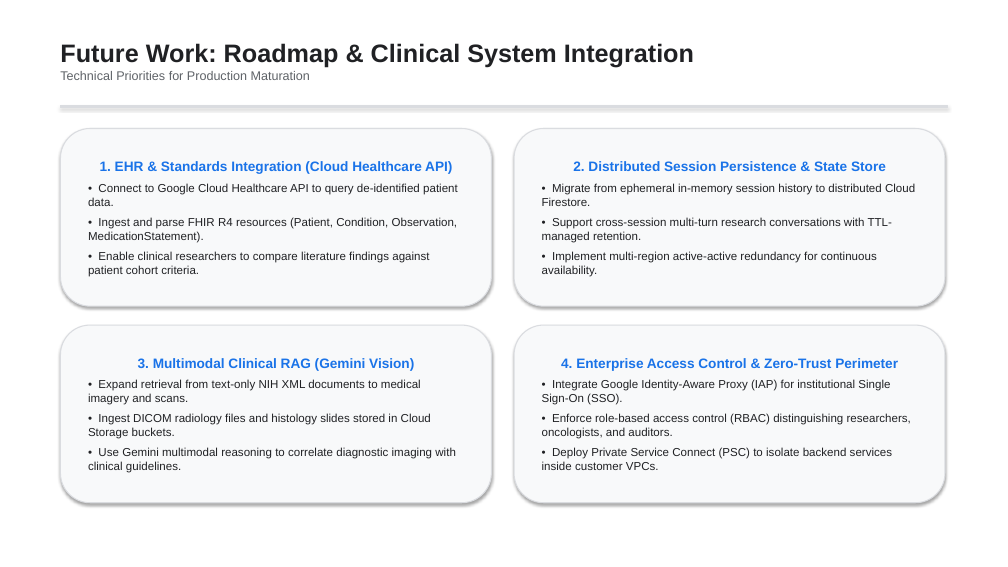
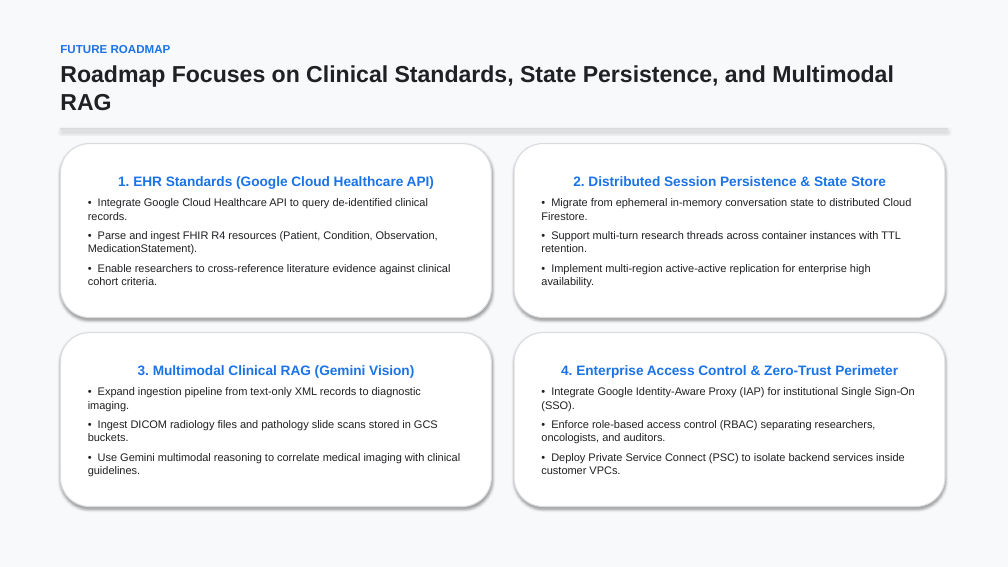
Before and after one commit to asadpatel-work/asadpatel-medquad, a slide deck: slide 5 of docs/medquad_capstone_presentation.pptx (slide 4 before the commit). Drawn at 1008x567 pixels with LibreOffice and Linux fonts; fonts in the diff are those of the drawing. Boxes give left, top, right and bottom in pixels: in the first picture for what was removed or moved away, otherwise in the second. Text is boxed around its words. In the diff, an @@ line names an element or a change of style, - is before the commit and + after.

Commit message:
feat(presentation): regenerate presentation using generate-slides skill guidelines

```diff
--- a/docs/medquad_capstone_presentation.pptx
+++ b/docs/medquad_capstone_presentation.pptx
@@ background #FFFFFF to #F8F9FA @@
@@ text at [60, 45, 894, 111]: text changed; size 24 to 22 pt @@
-Future Work: Roadmap & Clinical System Integration
-Technical Priorities for Production Maturation
+FUTURE ROADMAP
+Roadmap Focuses on Clinical Standards, State Persistence, and Multimodal RAG
@@ fill #F8F9FA to #FFFFFF in 4 elements at [514, 333, 945, 507], [514, 144, 945, 318], [60, 333, 492, 507], [60, 144, 492, 318] @@
@@ rounded rectangle "1. EHR Standards (Google Cloud ...": place and size @@
-rounded rectangle "1. EHR Standards (Google Cloud ..." at [60, 129, 492, 306]
+rounded rectangle "1. EHR Standards (Google Cloud ..." at [60, 144, 492, 318]
@@ rectangle: place and size @@
-rectangle at [60, 106, 948, 107]
+rectangle at [60, 129, 948, 129]
@@ rounded rectangle "2. Distributed Session Persistence & ...": place and size @@
-rounded rectangle "2. Distributed Session Persistence & ..." at [514, 129, 945, 306]
+rounded rectangle "2. Distributed Session Persistence & ..." at [514, 144, 945, 318]
@@ text in rounded rectangle at [88, 176, 451, 285]: text changed; size 11 to 10.5 pt @@
-1. EHR & Standards Integration (Cloud Healthcare API)
-• Connect to Google Cloud Healthcare API to query de-identified patient data.
-• Ingest and parse FHIR R4 resources (Patient, Condition, Observation, MedicationStatement).
-• Enable clinical researchers to compare literature findings against patient cohort criteria.
+1. EHR Standards (Google Cloud Healthcare API)
+• Integrate Google Cloud Healthcare API to query de-identified clinical records.
+• Parse and ingest FHIR R4 resources (Patient, Condition, Observation, MedicationStatement).
+• Enable researchers to cross-reference literature evidence against clinical cohort criteria.
@@ text in rounded rectangle at [541, 198, 912, 288]: text changed; size 11 to 10.5 pt @@
-• Migrate from ephemeral in-memory session history to distributed Cloud Firestore.
-• Support cross-session multi-turn research conversations with TTL-managed retention.
-• Implement multi-region active-active redundancy for continuous availability.
+• Migrate from ephemeral in-memory conversation state to distributed Cloud Firestore.
+• Support multi-turn research threads across container instances with TTL retention.
+• Implement multi-region active-active replication for enterprise high availability.
@@ rounded rectangle "3. Multimodal Clinical RAG (Gemini ...": place and size @@
-rounded rectangle "3. Multimodal Clinical RAG (Gemini ..." at [60, 325, 492, 503]
+rounded rectangle "3. Multimodal Clinical RAG (Gemini ..." at [60, 333, 492, 507]
@@ rounded rectangle "4. Enterprise Access Control & ...": place and size @@
-rounded rectangle "4. Enterprise Access Control & ..." at [514, 325, 945, 503]
+rounded rectangle "4. Enterprise Access Control & ..." at [514, 333, 945, 507]
@@ text in rounded rectangle at [88, 387, 460, 477]: text changed; size 11 to 10.5 pt @@
-• Expand retrieval from text-only NIH XML documents to medical imagery and scans.
-• Ingest DICOM radiology files and histology slides stored in Cloud Storage buckets.
-• Use Gemini multimodal reasoning to correlate diagnostic imaging with clinical guidelines.
+• Expand ingestion pipeline from text-only XML records to diagnostic imaging.
+• Ingest DICOM radiology files and pathology slide scans stored in GCS buckets.
+• Use Gemini multimodal reasoning to correlate medical imaging with clinical guidelines.
@@ text in rounded rectangle at [541, 387, 915, 474]: size 11 to 10.5 pt in "• Integrate Google Identity-Aware Proxy (IAP) for ...", "• Deploy Private Service Connect (PSC) to ..." @@
@@ text in rounded rectangle at [541, 420, 876, 444]: text changed; size 11 to 10.5 pt @@
-• Enforce role-based access control (RBAC) distinguishing researchers, oncologists, and auditors.
+• Enforce role-based access control (RBAC) separating researchers, oncologists, and auditors.
```
Also in this commit, not shown: 2 other slides changed, 2 slides added, 1 slide removed, 2 other files.
